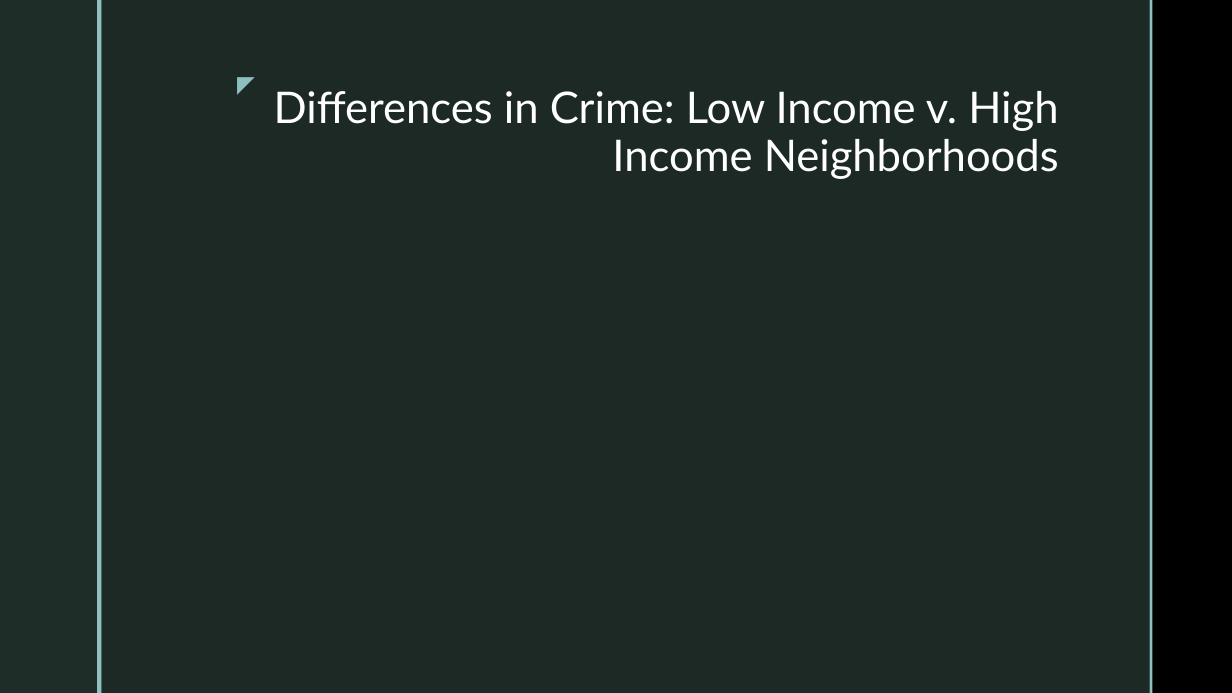
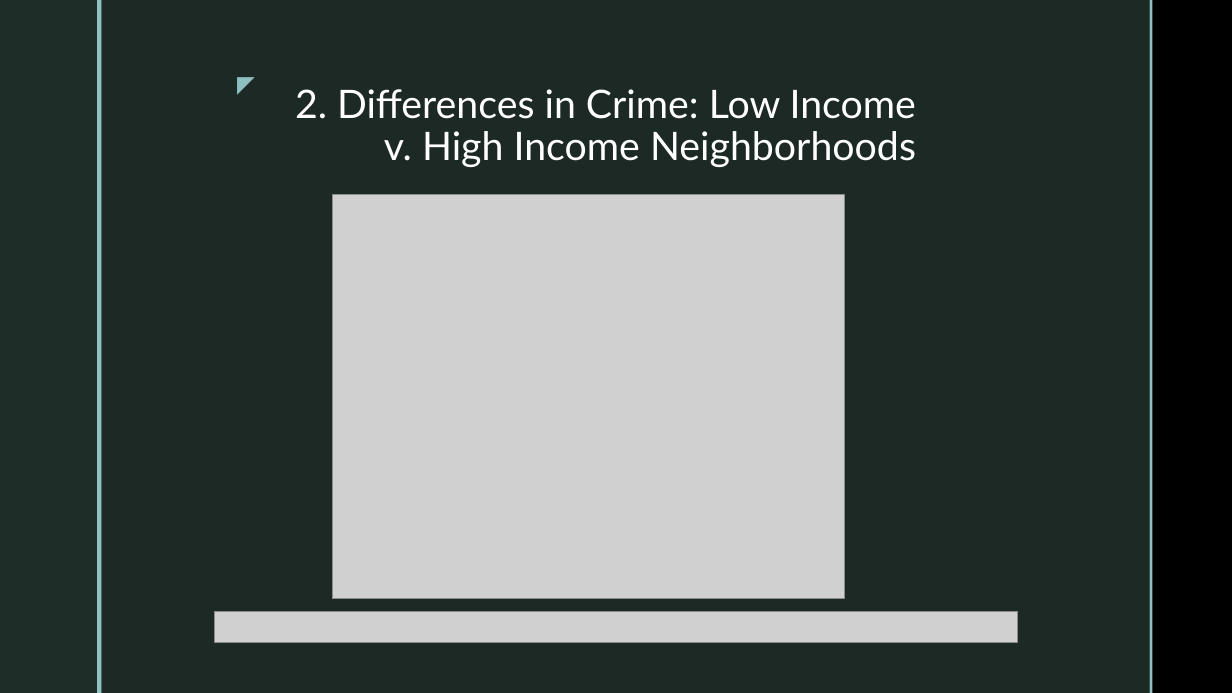
Before and after one commit to zapatos24/Mod_3_Final_Project, a slide deck: slide 5 of presentation_mod_3.pptx. Drawn at 1232x693 pixels with LibreOffice and Linux fonts; fonts in the diff are those of the drawing; grey boxes stand for pictures; background and template pictures are left out. Boxes give left, top, right and bottom in pixels: in the first picture for what was removed or moved away, otherwise in the second. Text is boxed around its words. In the diff, an @@ line names an element or a change of style, - is before the commit and + after.

```diff
--- a/presentation_mod_3.pptx
+++ b/presentation_mod_3.pptx
@@ title at (295, 89, 916, 167): text changed; size 34 to 30.6 pt @@
-Differences in Crime: Low Income v. High Income Neighborhoods
+2. Differences in Crime: Low Income v. High Income Neighborhoods
@@ picture added at (333, 195, 845, 599) @@
@@ picture added at (214, 612, 1018, 642) @@
```
Also in this commit, not shown: 5 other slides changed, 1 other file.
